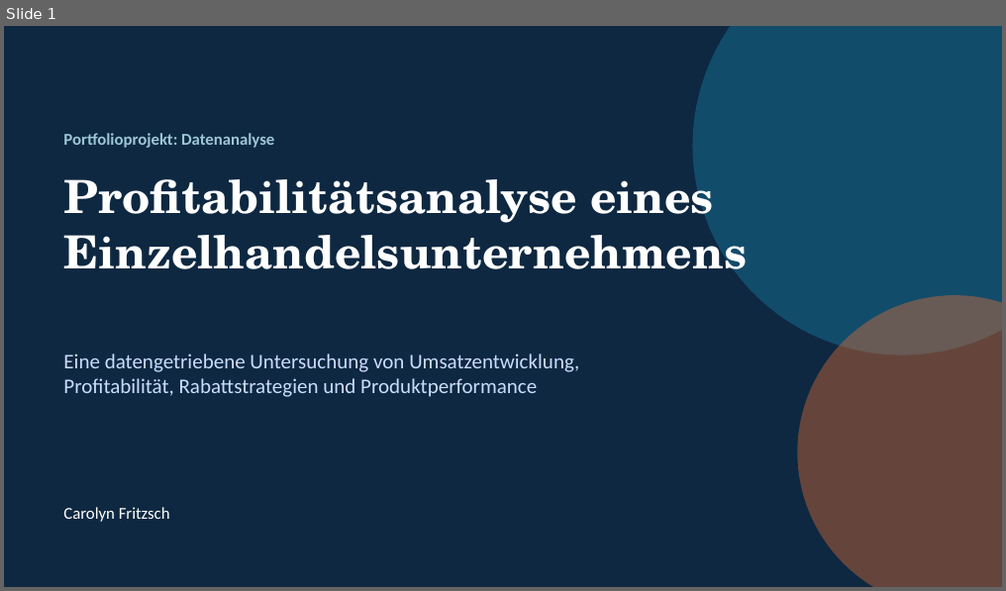
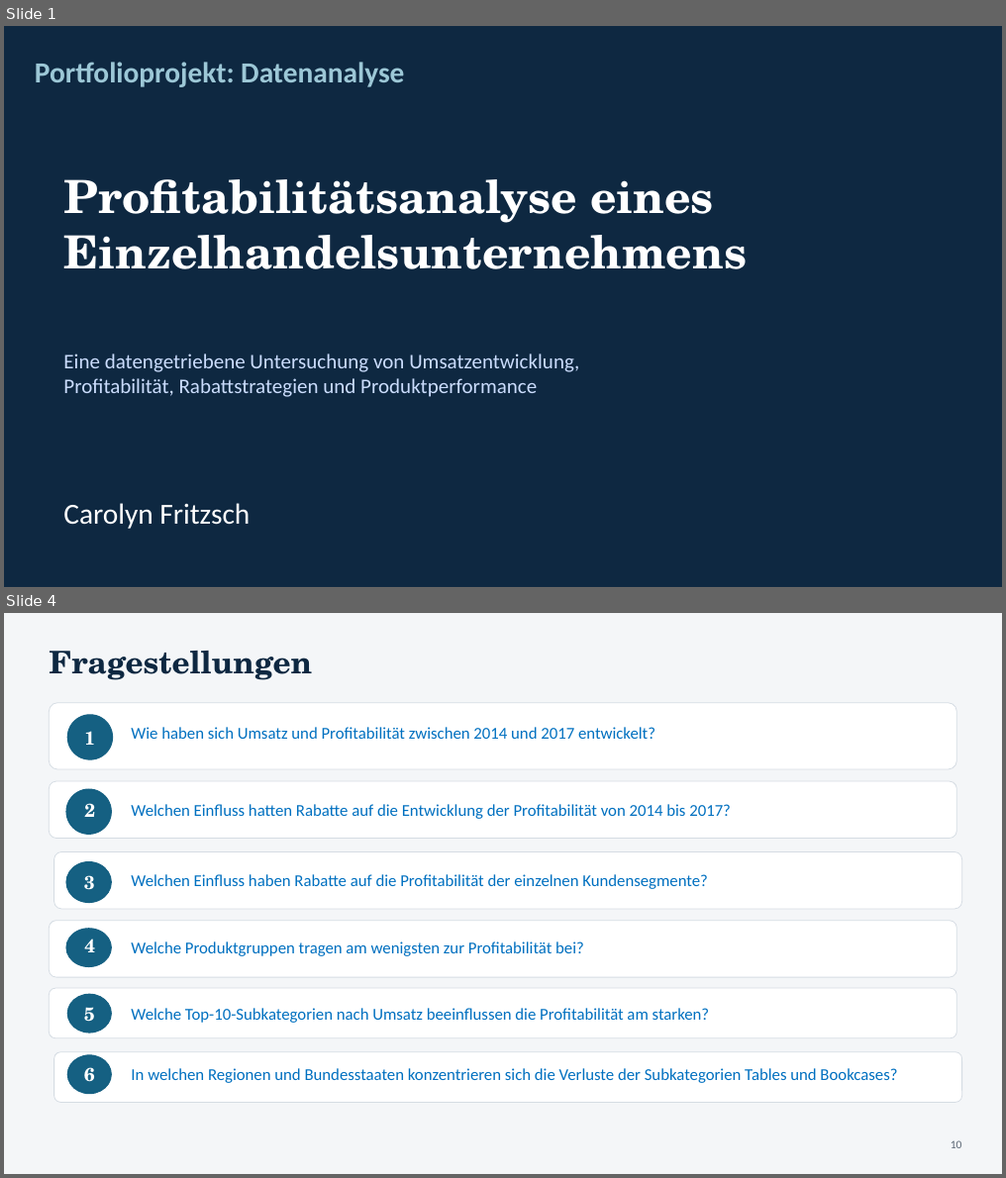
Before and after one commit to Carolyn74/Portfolioprojekt, a slide deck: Power Point/Abschlusspräsentation.pptx. Shown one above the other, each under a label of ours: slide 1 before the commit, slides 1 and 4 after it; the slides between them are not shown. The pictures are 1006x591 and 1006x1178 pixels, drawn with LibreOffice and Linux fonts; fonts in the diff are those of the drawing. Boxes give left, top, right and bottom in pixels: in the first picture for what was removed or moved away, otherwise in the second. Text is boxed around its words. In the diff, an @@ line names an element or a change of style, - is before the commit and + after.

```diff
--- a/Power Point/Abschlusspräsentation.pptx
+++ b/Power Point/Abschlusspräsentation.pptx
@@ slide 4 added at bbox=[4, 613, 1002, 1174], background #F4F6F8 @@
@@ text added at bbox=[49, 651, 312, 680], 30 pt, text #0E2841, bold @@
+Fragestellungen
@@ rounded rectangle added at bbox=[49, 703, 957, 769], fill #FFFFFF, outline #D5DCE3 0.75 pt @@
@@ ellipse added at bbox=[67, 715, 113, 760], fill #156082, outline #156082 1 pt @@
@@ text added at bbox=[84, 731, 95, 745], 18 pt, text #FFFFFF, bold @@
+1
@@ text added at bbox=[131, 727, 655, 739], 16 pt, text #0070C0 @@
+Wie haben sich Umsatz und Profitabilität zwischen 2014 und 2017 entwickelt?
@@ rounded rectangle added at bbox=[49, 781, 957, 839], fill #FFFFFF, outline #D5DCE3 0.75 pt @@
@@ ellipse added at bbox=[66, 789, 111, 834], fill #156082, outline #156082 1 pt @@
@@ text added at bbox=[84, 803, 95, 817], 18 pt, text #FFFFFF, bold @@
+2
@@ text added at bbox=[131, 804, 731, 819], 16 pt, text #0070C0 @@
+Welchen Einfluss hatten Rabatte auf die Entwicklung der Profitabilität von 2014 bis 2017?
@@ rounded rectangle added at bbox=[54, 852, 962, 909], fill #FFFFFF, outline #D5DCE3 0.75 pt @@
@@ ellipse added at bbox=[66, 862, 111, 903], fill #156082, outline #156082 1 pt @@
@@ text added at bbox=[84, 875, 95, 890], 18 pt, text #FFFFFF, bold @@
+3
@@ text added at bbox=[131, 874, 708, 889], 16 pt, text #0070C0 @@
+Welchen Einfluss haben Rabatte auf die Profitabilität der einzelnen Kundensegmente?
@@ rounded rectangle added at bbox=[49, 921, 957, 977], fill #FFFFFF, outline #D5DCE3 0.75 pt @@
@@ ellipse added at bbox=[66, 929, 111, 967], fill #156082, outline #156082 1 pt @@
@@ text added at bbox=[84, 939, 95, 953], 18 pt, text #FFFFFF, bold @@
+4
@@ text added at bbox=[131, 942, 584, 957], 16 pt, text #0070C0 @@
+Welche Produktgruppen tragen am wenigsten zur Profitabilität bei?
@@ rounded rectangle added at bbox=[49, 988, 957, 1039], fill #FFFFFF, outline #D5DCE3 0.75 pt @@
@@ ellipse added at bbox=[67, 995, 111, 1033], fill #156082, outline #156082 1 pt @@
@@ text added at bbox=[84, 1007, 95, 1022], 18 pt, text #FFFFFF, bold @@
+5
@@ text added at bbox=[131, 1008, 710, 1023], 16 pt, text #0070C0 @@
+Welche Top-10-Subkategorien nach Umsatz beeinflussen die Profitabilität am starken?
@@ rounded rectangle added at bbox=[54, 1053, 962, 1103], fill #FFFFFF, outline #D5DCE3 0.75 pt @@
@@ ellipse added at bbox=[67, 1056, 111, 1093], fill #156082, outline #156082 1 pt @@
@@ text added at bbox=[84, 1067, 95, 1082], 18 pt, text #FFFFFF, bold @@
+6
@@ text added at bbox=[131, 1068, 897, 1083], 16 pt, text #0070C0 @@
+In welchen Regionen und Bundesstaaten konzentrieren sich die Verluste der Subkategorien Tables und Bookcases?
@@ text added at bbox=[950, 1141, 962, 1149], 11 pt, text #5B6775 @@
+10
@@ slide 1 changed as well @@
@@ ellipse removed at bbox=[693, 26, 1002, 356] @@
@@ text "Portfolioprojekt: Datenanalyse" at bbox=[35, 62, 404, 87]: size 16 to 28 pt @@
@@ text "Portfolioprojekt: Datenanalyse": place and size @@
-text "Portfolioprojekt: Datenanalyse" at bbox=[63, 133, 274, 148]
+text "Portfolioprojekt: Datenanalyse" at bbox=[35, 62, 404, 87]
@@ ellipse removed at bbox=[798, 295, 1002, 587] @@
@@ text "Carolyn Fritzsch" at bbox=[63, 503, 250, 529]: size 16 to 28 pt @@
```
Also in this commit, not shown: 10 other slides changed, 1 other slide added, 28 other files.
